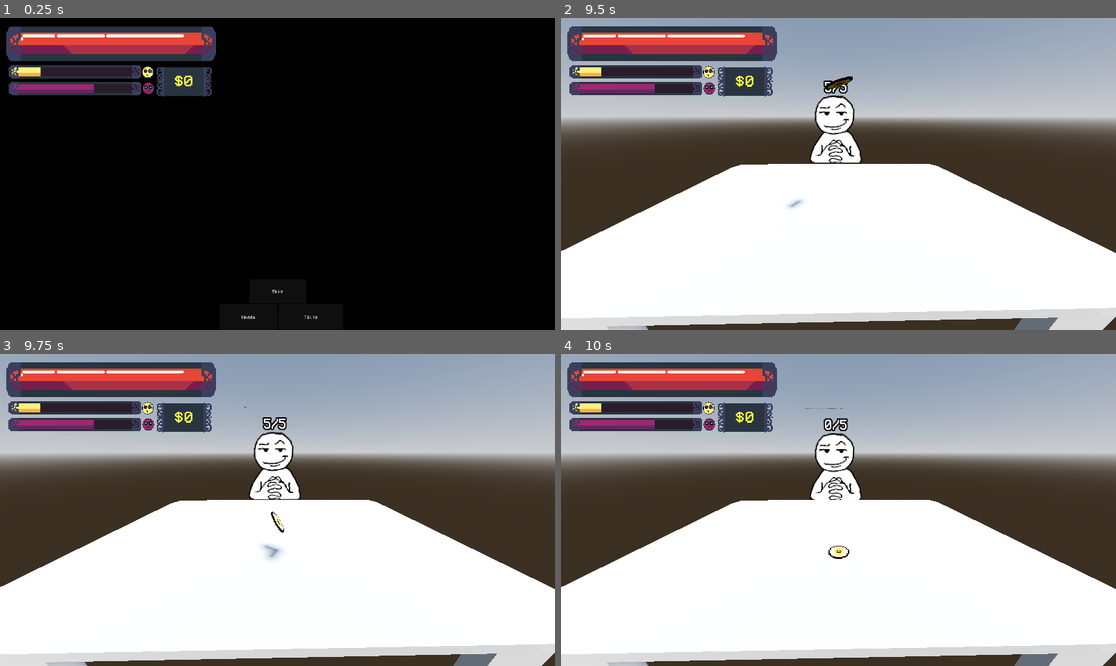
Above: before the commit, frames 1-4 (two rows, left to right).
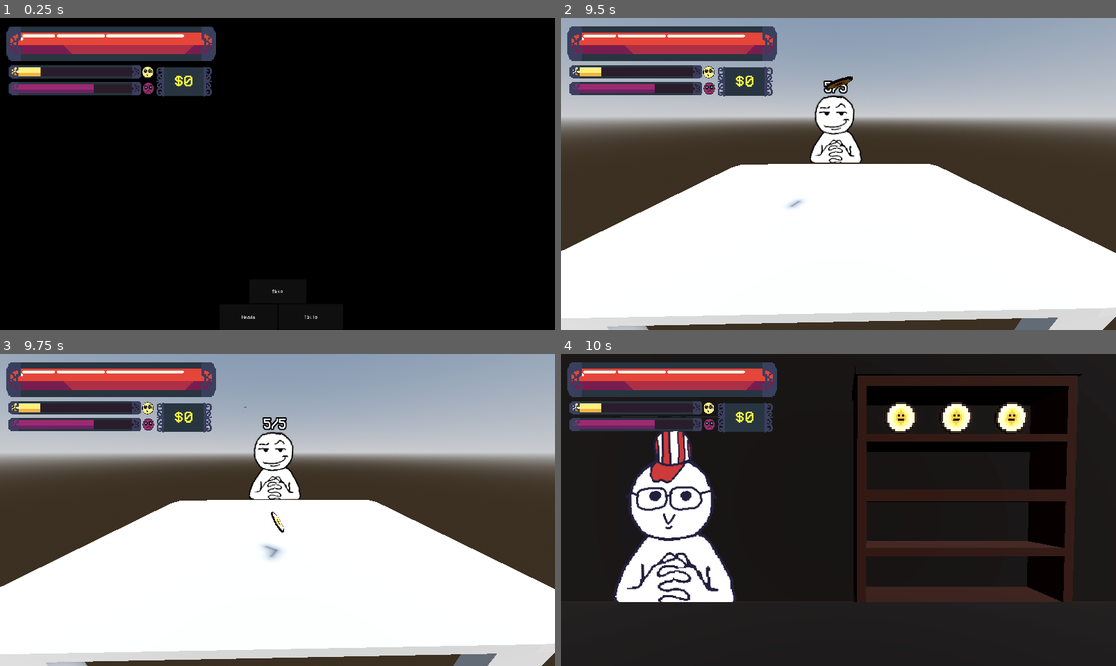
Above: after the commit, the same moments.

Repository: nianjindev/nummus
Game: Godot game, scene res://gui/splash_screen/splash_screen_manager.tscn
Two runs of this game, one before a commit and one after it. Both use one fixed random seed, a clock stepped at 60 frames per second and the inputs below. The engine's default icon, where the game draws it, is replaced by a stand-in: a white triangle on a blue panel in a dark square.
Inputs (mouse positions are in pixels of both pictures, inside the frame that each line leads up to):
- Up to frame 1 (0.25 s): no input
- Up to frame 2 (9.5 s): click "Skip" at 0.5 s; click "Skip" at 1.25 s; click "Heads" at 2 s; click "Tails" at 2.75 s; click "Heads" at 3.5 s; click "Tails" at 4.25 s; click "Heads" at 5 s; click "Tails" at 5.75 s; click "Play" at 6.5 s; click "Skip" at 7.25 s; click "Skip" at 8 s; click "Heads" at 8.75 s
- Up to frame 3 (9.75 s): tap Enter at 9.5 s; move the mouse to (399, 494) at 9.52 s
- Up to frame 4 (10 s): tap Space at 9.77 s

Frames 1-3 are identical in both runs. In frame 4, 88% of the frame differs, in the area x 0-100%, y 0-100%.

Commit message:
lighting

Diff:
--- a/nummus-game/autoload/signalbus.gd
+++ b/nummus-game/autoload/signalbus.gd
@@ -39,6 +39,7 @@
 
 func _on_current_enemy_defeated():
 	Signalbus.toggle_game_ui.emit(false)
+	LevelManager.next_stage()
 	# open win menu
 
 func _on_fortune_changed(add: bool, amount: int, update_ui: bool):
--- a/nummus-game/base_objects/base_level.tscn
+++ b/nummus-game/base_objects/base_level.tscn
@@ -26,7 +26,7 @@
 environment = SubResource("Environment_dwbse")
 
 [node name="DirectionalLight3D" type="DirectionalLight3D" parent="."]
-transform = Transform3D(-0.866025, -0.433013, 0.25, 0, 0.5, 0.866025, -0.5, 0.75, -0.433013, 0, 0, 0)
+transform = Transform3D(-0.8660253, -0.4330129, 0.2500001, 0, 0.49999994, 0.86602545, -0.50000024, 0.74999994, -0.43301257, 0, 3.2001572, -2.3557458)
 shadow_enabled = true
 
 [node name="Camera3D" type="Camera3D" parent="."]
@@ -35,11 +35,11 @@
 
 [node name="StaticBody3D" type="StaticBody3D" parent="."]
 
+[node name="CollisionShape3D" type="CollisionShape3D" parent="StaticBody3D"]
+transform = Transform3D(1, 0, 0, 0, 1, 0, 0, 0, 1, 0.015075684, 0.375885, 0)
+shape = SubResource("BoxShape3D_pkg7o")
+
 [node name="MeshInstance3D" type="MeshInstance3D" parent="StaticBody3D"]
 transform = Transform3D(0.21051848, 0, 0, 0, 0.21051848, 0, 0, 0, 0.64167446, 0, 0, 0)
 mesh = ExtResource("1_3o4py")
 skeleton = NodePath("")
-
-[node name="CollisionShape3D" type="CollisionShape3D" parent="StaticBody3D"]
-transform = Transform3D(1, 0, 0, 0, 1, 0, 0, 0, 1, 0.015075684, 0.375885, 0)
-shape = SubResource("BoxShape3D_pkg7o")
--- a/nummus-game/base_objects/shop.tscn
+++ b/nummus-game/base_objects/shop.tscn
@@ -6,16 +6,16 @@
 [ext_resource type="ArrayMesh" uid="uid://dc1ulk0am4cx4" path="res://assets/3d/shop_table.obj" id="5_hhiwf"]
 [ext_resource type="Texture2D" uid="uid://oydm4bxteeau" path="res://assets/2d/shopkeeper.png" id="6_ya44s"]
 
-[sub_resource type="ProceduralSkyMaterial" id="ProceduralSkyMaterial_0f8fb"]
+[sub_resource type="ProceduralSkyMaterial" id="ProceduralSkyMaterial_hxjiy"]
+sky_horizon_color = Color(0.662243, 0.671743, 0.686743, 1)
+ground_horizon_color = Color(0.662243, 0.671743, 0.686743, 1)
 
-[sub_resource type="Sky" id="Sky_3q1a4"]
-sky_material = SubResource("ProceduralSkyMaterial_0f8fb")
+[sub_resource type="Sky" id="Sky_036b0"]
+sky_material = SubResource("ProceduralSkyMaterial_hxjiy")
 
-[sub_resource type="Environment" id="Environment_kmqgc"]
-background_mode = 1
-sky = SubResource("Sky_3q1a4")
-ambient_light_source = 3
-ambient_light_color = Color(1, 1, 1, 1)
+[sub_resource type="Environment" id="Environment_ya44s"]
+background_mode = 2
+sky = SubResource("Sky_036b0")
 tonemap_mode = 2
 glow_enabled = true
 
@@ -63,14 +63,13 @@
 [node name="Shop" type="Node3D"]
 metadata/_edit_lock_ = true
 
+[node name="WorldEnvironment" type="WorldEnvironment" parent="."]
+environment = SubResource("Environment_ya44s")
+
 [node name="DirectionalLight3D" type="DirectionalLight3D" parent="."]
-transform = Transform3D(1, 0, 0, 0, 0.9666761, 0.2560026, 0, -0.2560026, 0.9666761, 0, 3.0844762, 2.835453)
-light_energy = 7.6
-shadow_enabled = true
-directional_shadow_max_distance = 330.0
-
-[node name="WorldEnvironment" type="WorldEnvironment" parent="."]
-environment = SubResource("Environment_kmqgc")
+transform = Transform3D(0.74337864, -0.5792593, 0.33443534, 0.22770296, 0.68929785, 0.6877644, -0.62891954, -0.4351174, 0.6443083, 0, 3.9246154, 2.2999923)
+light_energy = 3.0
+light_specular = 0.5
 
 [node name="Camera3D" type="Camera3D" parent="."]
 transform = Transform3D(1, 0, 0, 0, 0.9997187, 0.023716785, 0, -0.023716785, 0.9997187, 0, 1.9803946, -1.1122167)
--- a/nummus-game/project.godot
+++ b/nummus-game/project.godot
@@ -27,6 +27,7 @@
 Inventory="*res://autoload/inventory.gd"
 RecursiveEffect="*res://autoload/recursive_effect.gd"
 CommonEffects="*res://autoload/coin_effects.gd"
+LevelManager="*res://autoload/level_manager.gd"
 
 [display]
 
Not shown: 1 places in nummus-game/base_objects/base_level.tscn that only renumber resources
